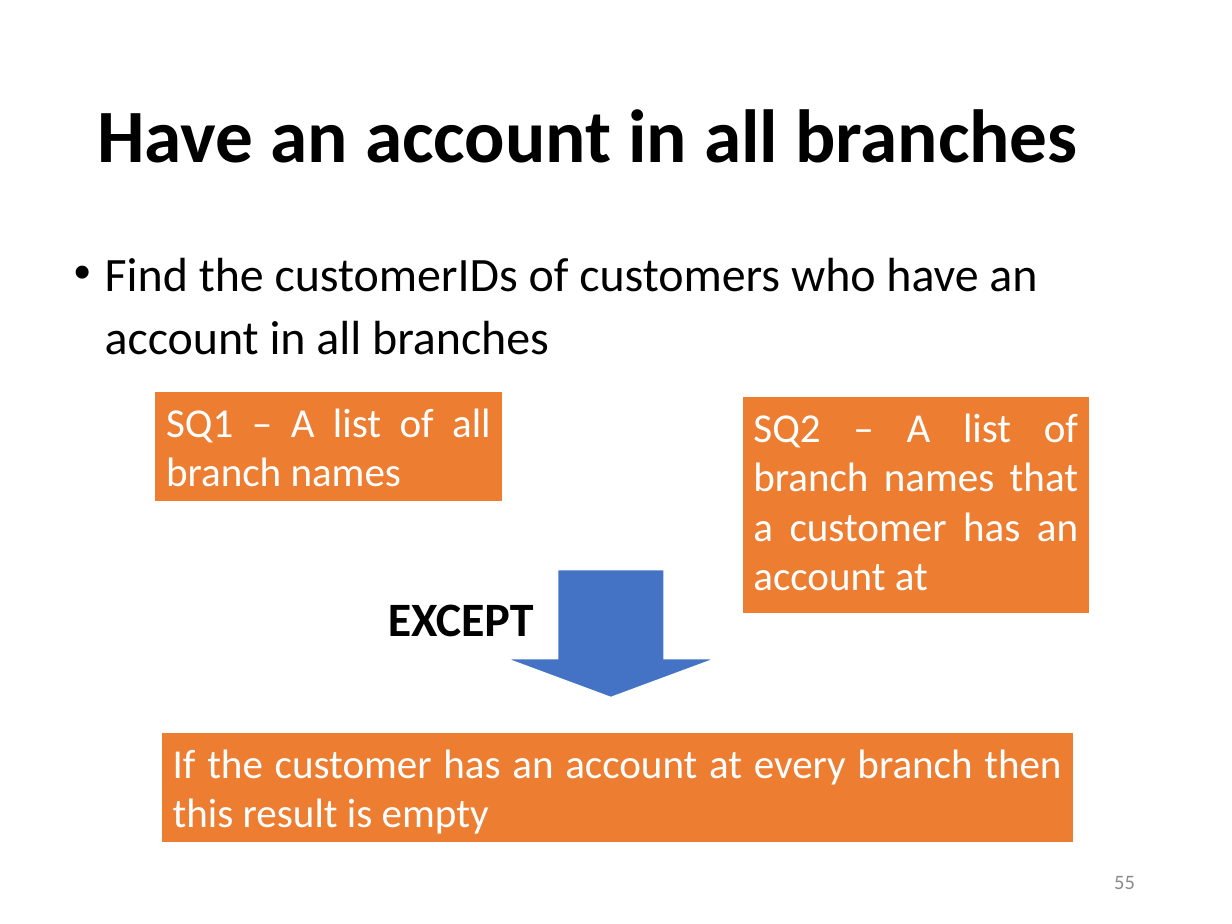
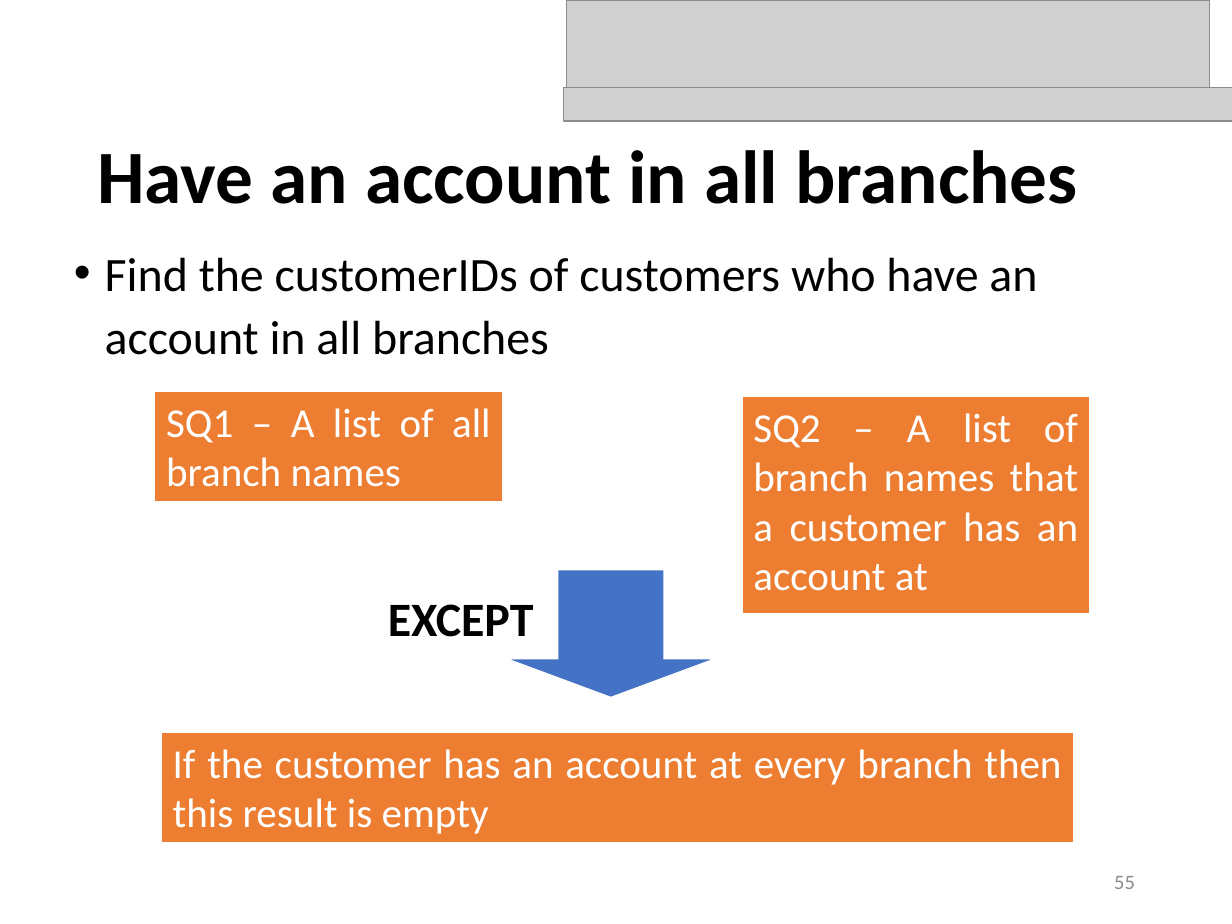
Before and after one commit to sfu-db/cmpt354, a slide deck: slide 55 of Lectures/lec4-sql-advanced.pptx. Drawn at 1232x924 pixels with LibreOffice and Linux fonts; fonts in the diff are those of the drawing; grey boxes stand for pictures. Boxes give left, top, right and bottom in pixels: in the first picture for what was removed or moved away, otherwise in the second. Text is boxed around its words. In the diff, an @@ line names an element or a change of style, - is before the commit and + after.

```diff
--- a/Lectures/lec4-sql-advanced.pptx
+++ b/Lectures/lec4-sql-advanced.pptx
@@ picture added at (567,0,1210,91) @@
@@ title "Have an account in all ...": place and size @@
-title "Have an account in all ..." at (97,109,1078,163)
+title "Have an account in all ..." at (97,150,1078,204)
@@ picture added at (563,87,1232,121) @@
```
Also in this commit, not shown: 3 other slides changed, 1 other file.
